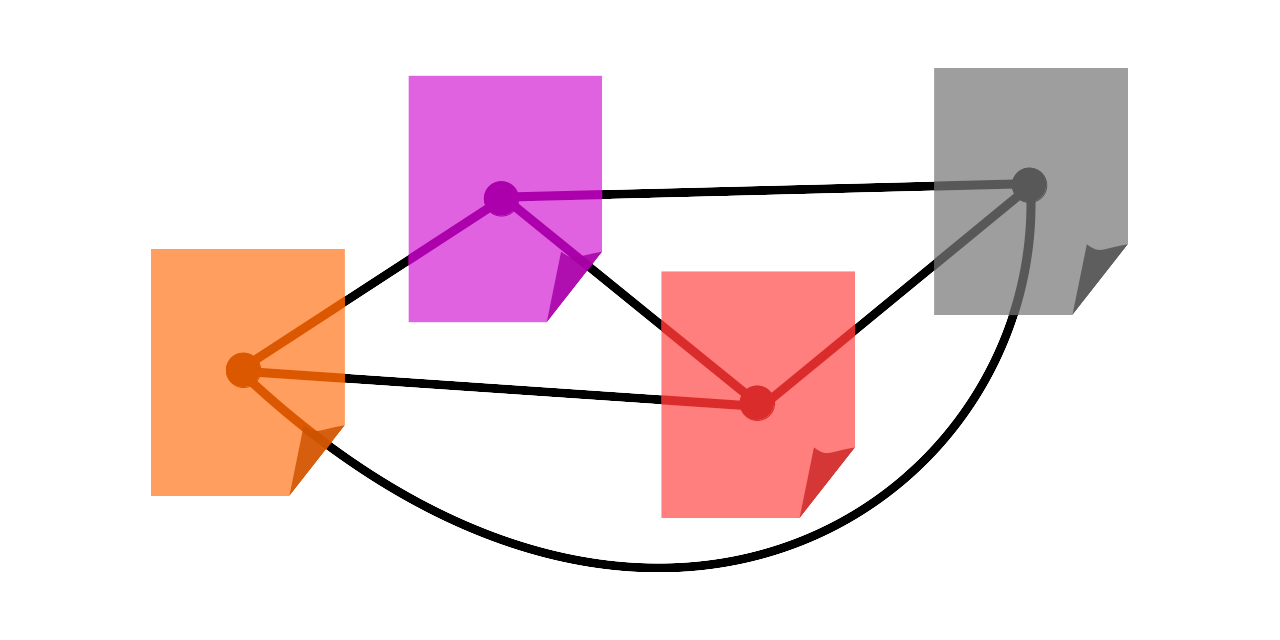
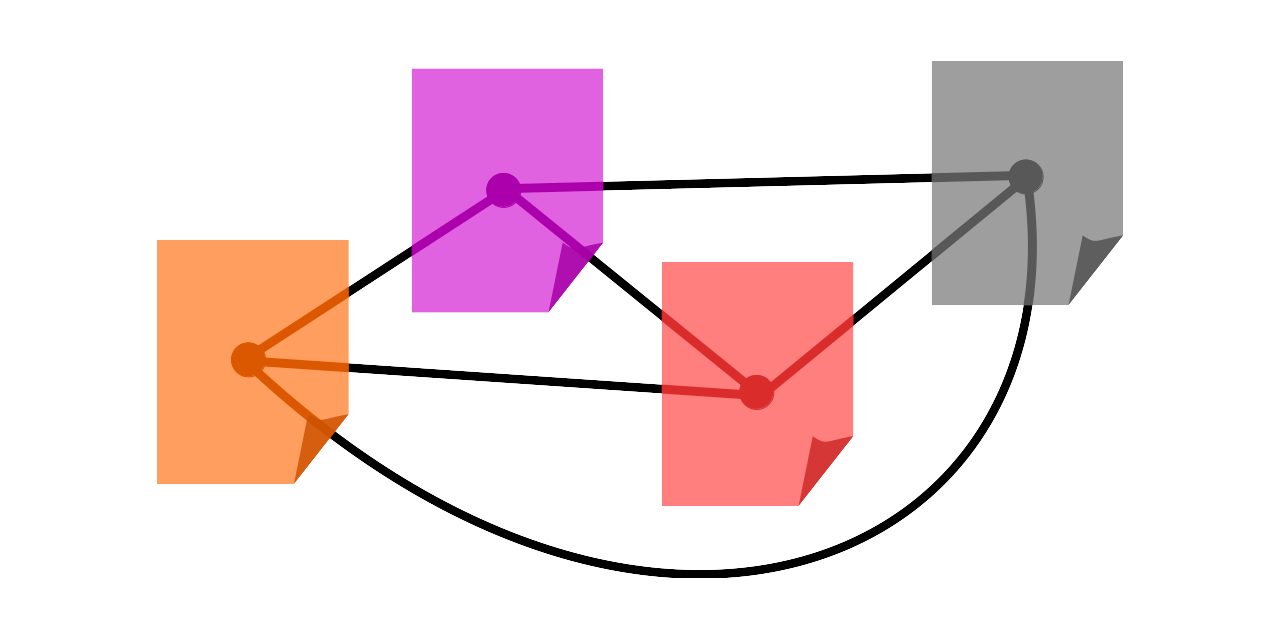
Two versions of the same layered image (w=1280, h=640). Layer-by-layer changes:
painted on "Layer 1" over (151, 61, 1128, 578)
